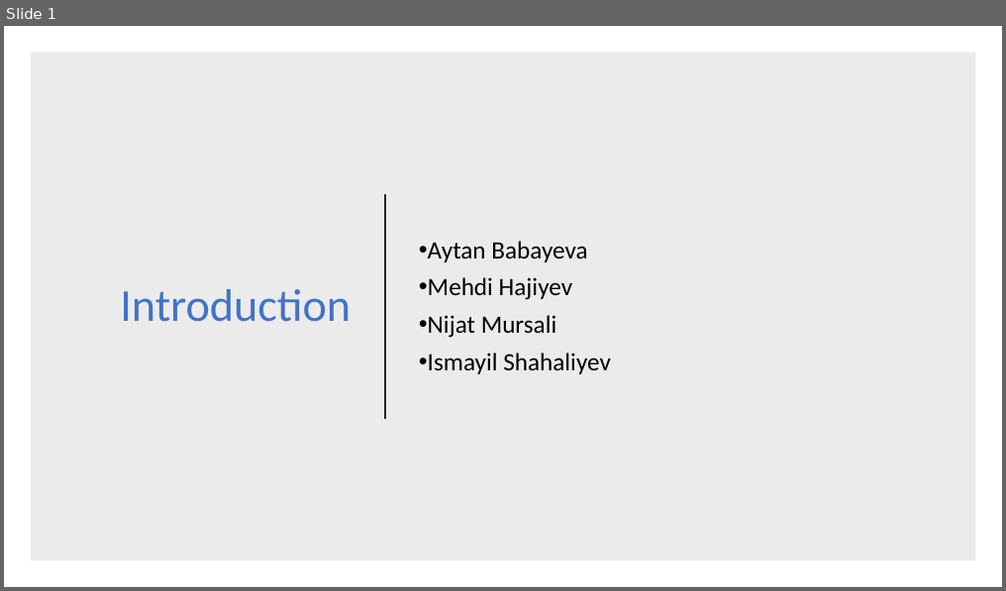
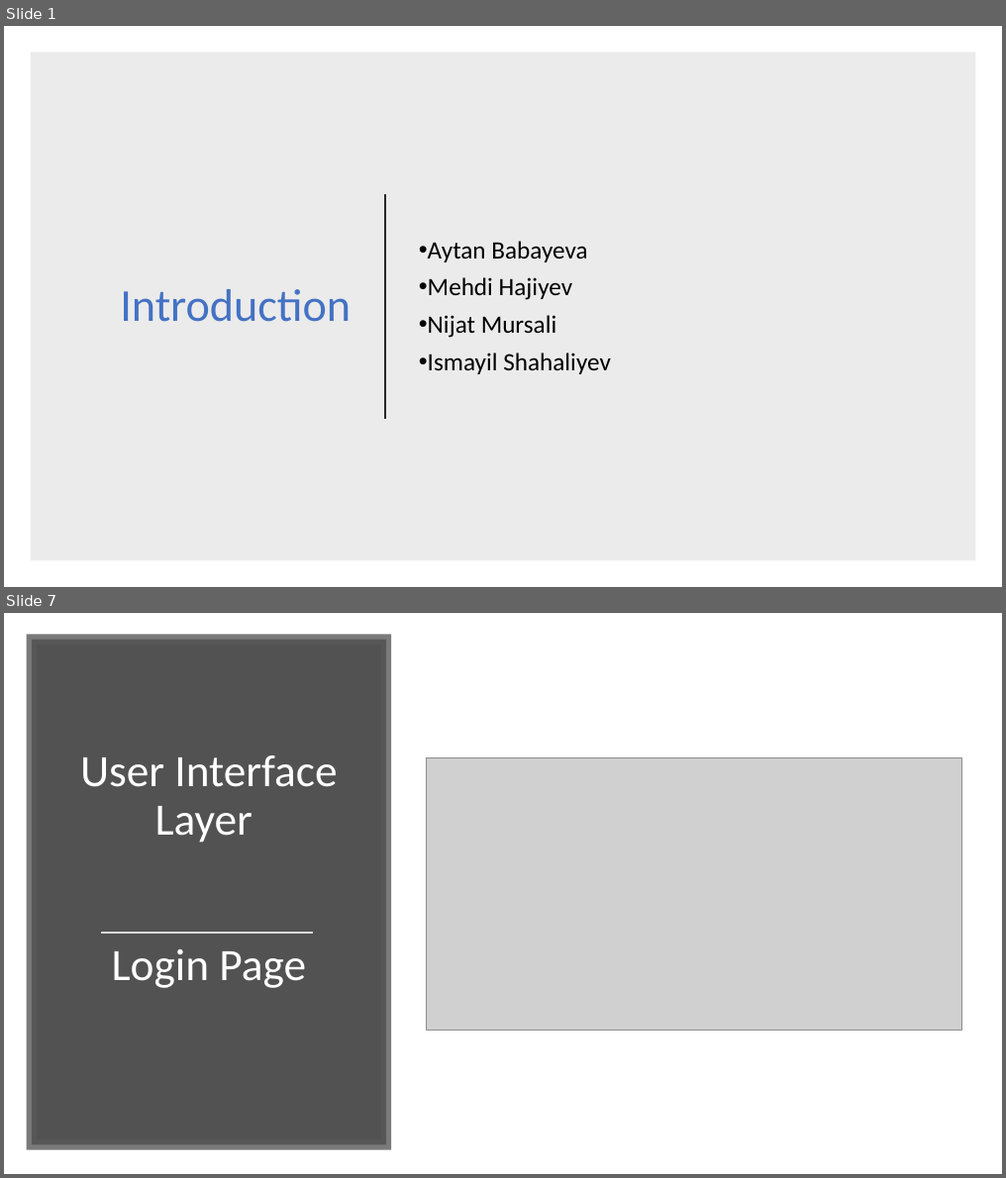
Before and after one commit to nijatmursali/ObjectOriented, a slide deck: Presentation.pptx. Shown one above the other, each under a label of ours: slide 1 before the commit, slides 1 and 7 after it; the slides between them are not shown. The pictures are 1006x591 and 1006x1178 pixels, drawn with LibreOffice and Linux fonts; fonts in the diff are those of the drawing; grey boxes stand for pictures. Boxes give left, top, right and bottom in pixels: in the first picture for what was removed or moved away, otherwise in the second. Text is boxed around its words. In the diff, an @@ line names an element or a change of style, - is before the commit and + after.

```diff
--- a/Presentation.pptx
+++ b/Presentation.pptx
@@ slide 7 added at (x1=4, y1=613, x2=1002, y2=1174), background #FFFFFF @@
@@ rectangle added at (x1=32, y1=639, x2=386, y2=1146), fill #404040 at 90% opacity, outline #595959 10 pt @@
@@ title added at (x1=80, y1=756, x2=337, y2=988), 43.2 pt, text #FFFFFF @@
+User Interface Layer
+Login Page
@@ picture added at (x1=426, y1=759, x2=963, y2=1031) @@
@@ line added from (101, 934) to (313, 934), #D9D9D9 1.75 pt @@
```
Also in this commit, not shown: 10 other slides added, 3 slides removed.
